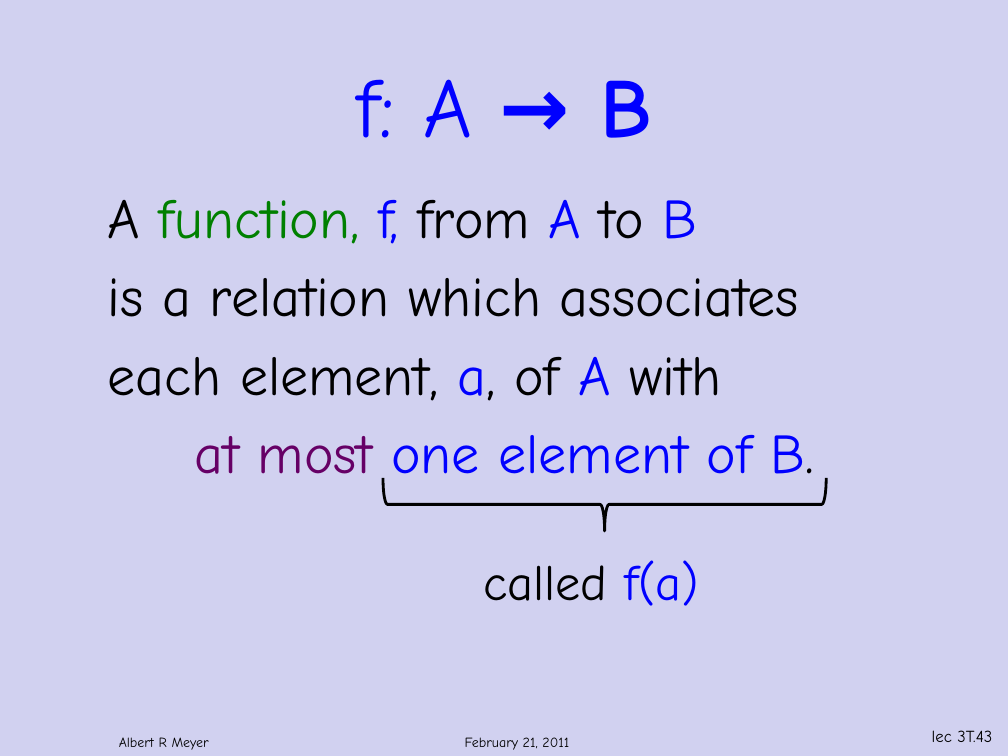
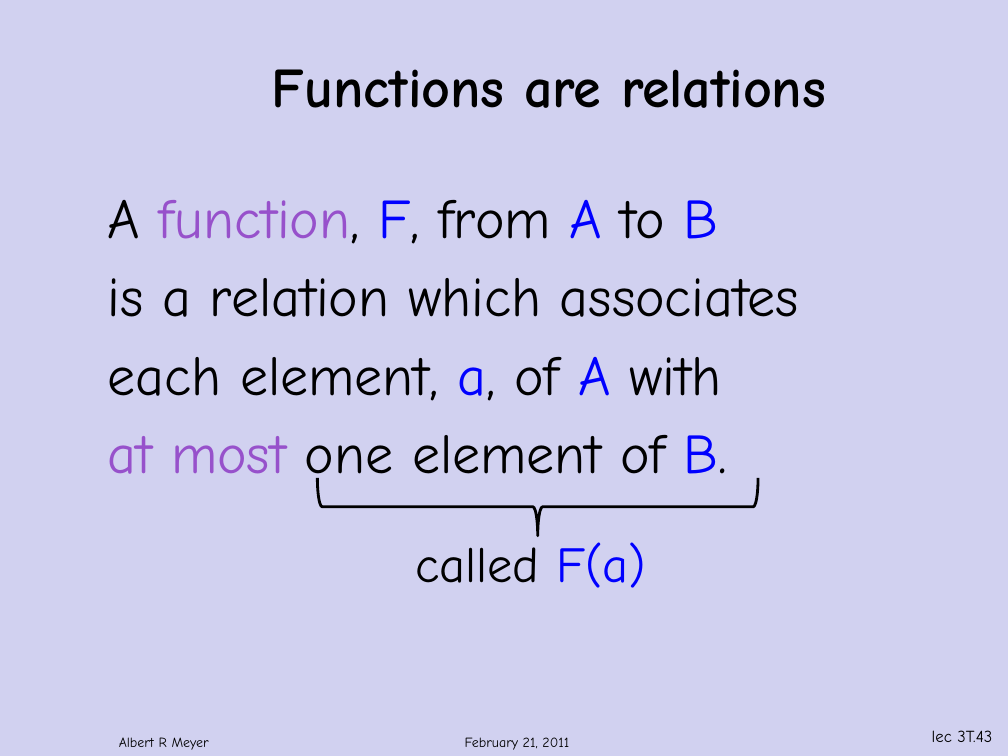
Before and after one commit to armeyer/mcs_web, a slide deck: slide 43 of spring12/slidesS12/relations.pptx. Drawn at 1008x756 pixels with LibreOffice and Linux fonts; fonts in the diff are those of the drawing; background and template pictures are left out. Boxes give left, top, right and bottom in pixels: in the first picture for what was removed or moved away, otherwise in the second. Text is boxed around its words. In the diff, an @@ line names an element or a change of style, - is before the commit and + after.

```diff
--- a/spring12/slidesS12/relations.pptx
+++ b/spring12/slidesS12/relations.pptx
@@ title added at box(272, 69, 826, 108), 40 pt, text #000000, bold @@
+Functions are relations
@@ text removed at box(356, 79, 651, 138) @@
-f: A → B
@@ text at box(108, 200, 719, 244): text changed; text colour #008000 to #000000 @@
-A function, f, from A to B
+A function, F, from A to B
@@ text at box(108, 435, 727, 491): text colour #660066 to #9751CB in "at most"; text colour #0000FF to #000000 in "one element of"; alignment centre to left @@
@@ right brace: place and size @@
-right brace at box(383, 478, 826, 532)
+right brace at box(318, 478, 758, 535)
@@ text at box(415, 542, 646, 588): text changed @@
-called f(a)
+called F(a)
```
Also in this commit, not shown: 25 other slides changed, 16 slides added, 15 slides removed.
